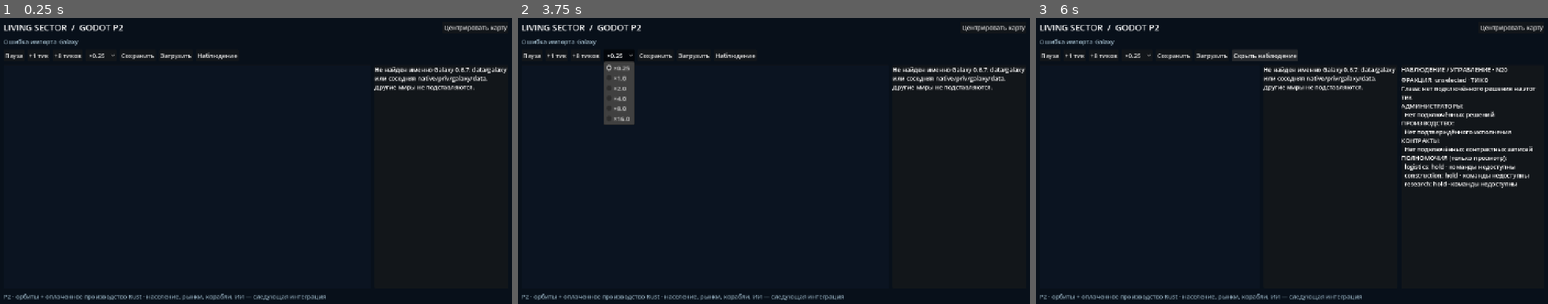
Above: before the commit, frames 1-3 (left to right).
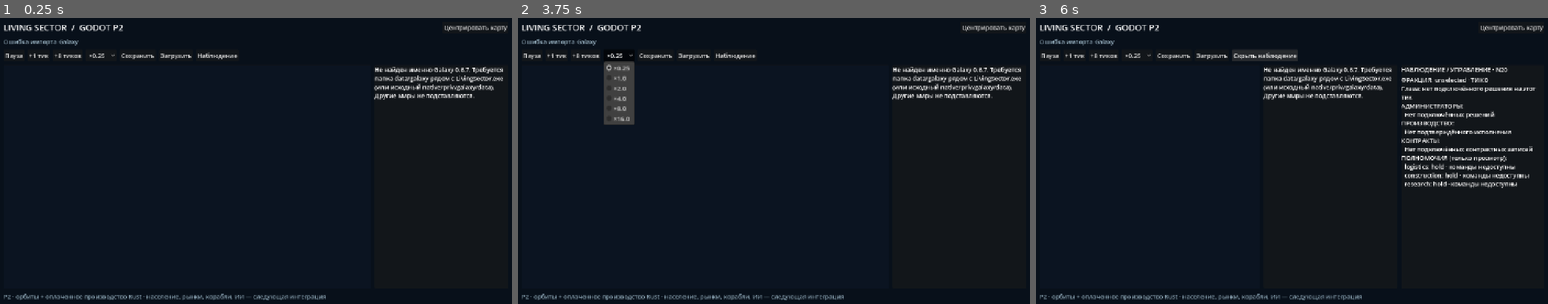
Above: after the commit, the same moments.

Repository: Mefits/Living-Sector
Game: Godot game, scene res://scenes/main.tscn
Two runs of this game, one before a commit and one after it. Both use one fixed random seed, a clock stepped at 60 frames per second and the inputs below.
Inputs:
- Up to frame 1 (0.25 s): no input
- Up to frame 2 (3.75 s): click "Центрировать карту" at 0.5 s; click "Пауза" at 1.25 s; click "+1 тик" at 2 s; click "+8 тиков" at 2.75 s; click "×0.25" at 3.5 s
- Up to frame 3 (6 s): click "Сохранить" at 4.25 s; click "Загрузить" at 5 s; click "Наблюдение" at 5.75 s

The runs differ from the first frame. In frame 1, 0.9% of the frame differs, in the area x 73-100%, y 17-29%; in frame 2, 0.9%; in frame 3, 0.9%.

Commit message:
fix(p2): locate frozen Galaxy seed next to exported Windows executable

Diff:
--- a/godot/scripts/native_data.gd
+++ b/godot/scripts/native_data.gd
@@ -24,14 +24,19 @@
 static func load_current_world() -> Dictionary:
     var project_dir: String = ProjectSettings.globalize_path("res://").trim_suffix("/")
     var repo_root: String = project_dir.get_base_dir()
+    # In an exported Windows build, res:// points into the PCK; the original
+    # Rust Galaxy JSON seed is shipped as external, unchanged files beside
+    # LivingSector.exe. Do not depend on the developer repository existing.
+    var executable_dir: String = OS.get_executable_path().get_base_dir()
     var candidates: Array[String] = [
         project_dir.path_join("data/galaxy"),
-        repo_root.path_join("native/priv/galaxy/data")
+        repo_root.path_join("native/priv/galaxy/data"),
+        executable_dir.path_join("data/galaxy")
     ]
     for base in candidates:
         if DirAccess.dir_exists_absolute(base):
             return _load_exact_galaxy(base)
-    return {"error": "Не найден именно Galaxy 0.6.7: data/galaxy или соседняя native/priv/galaxy/data. Другие миры не подставляются."}
+    return {"error": "Не найден именно Galaxy 0.6.7. Требуется папка data/galaxy рядом с LivingSector.exe (или исходный native/priv/galaxy/data). Другие миры не подставляются."}
 
 static func _load_exact_galaxy(base: String) -> Dictionary:
     var checked_factions: Dictionary = _read_json(base.path_join("factions.json"))
